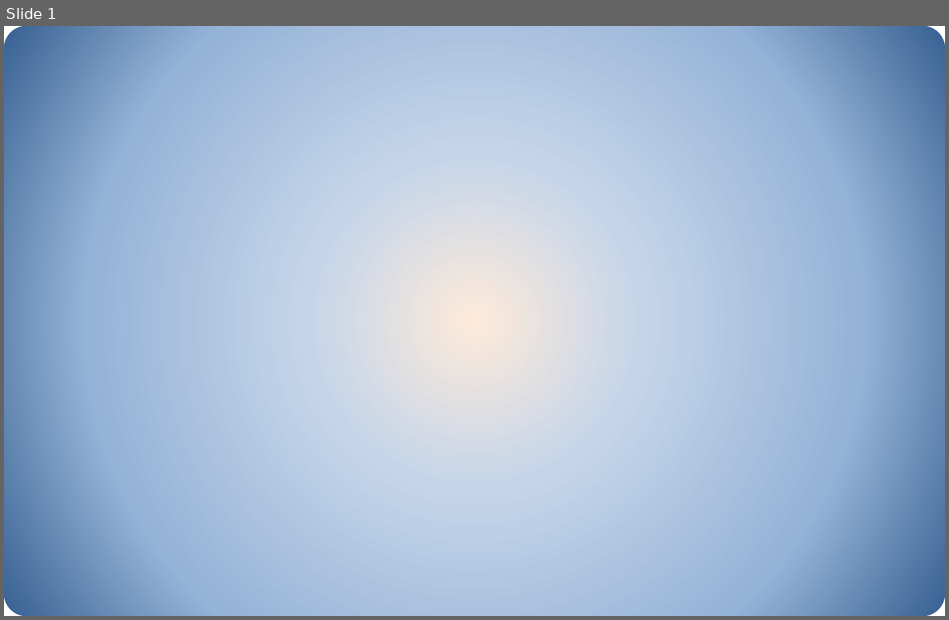
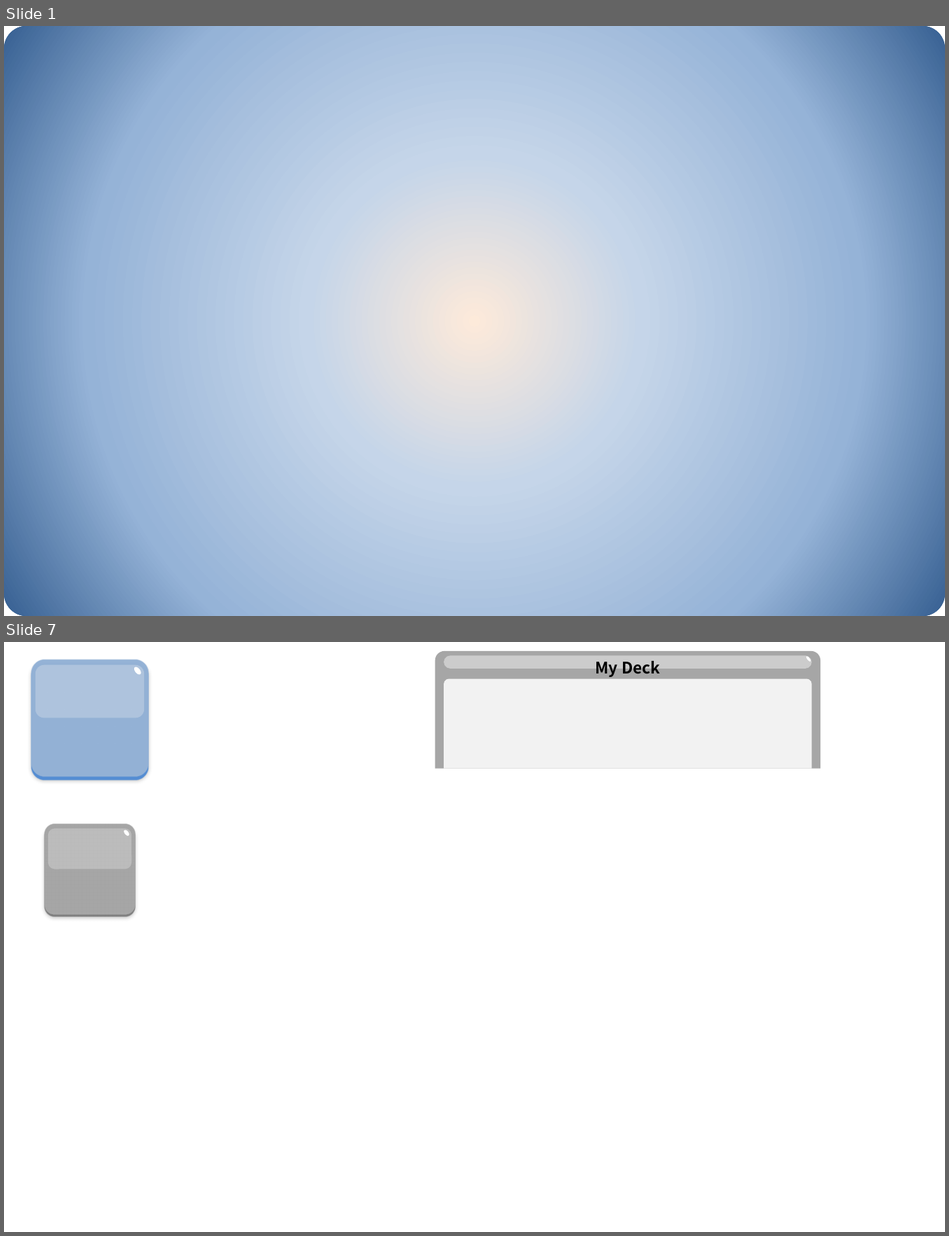
Before and after one commit to JinsooLee-Testing/aww, a slide deck: 기획문서/UI.pptx. Shown one above the other, each under a label of ours: slide 1 before the commit, slides 1 and 7 after it; the slides between them are not shown. The pictures are 949x620 and 949x1236 pixels, drawn with LibreOffice and Linux fonts; fonts in the diff are those of the drawing. Boxes give left, top, right and bottom in pixels: in the first picture for what was removed or moved away, otherwise in the second. Text is boxed around its words. In the diff, an @@ line names an element or a change of style, - is before the commit and + after.

```diff
--- a/기획문서/UI.pptx
+++ b/기획문서/UI.pptx
@@ slide 7 added at <box>4,642,945,1232</box>, background #FFFFFF @@
@@ group added at <box>435,651,820,768</box>: 3 round same rects, 1 ellipse, 1 text @@
+My Deck
@@ group added at <box>31,659,149,780</box>: 3 rounded rectangles, 1 ellipse @@
@@ group added at <box>45,823,135,916</box>: 3 rounded rectangles, 1 ellipse @@
```
Also in this commit, not shown: 2 slides changed, 3 other slides added, 1 slide removed, 26 other files.
